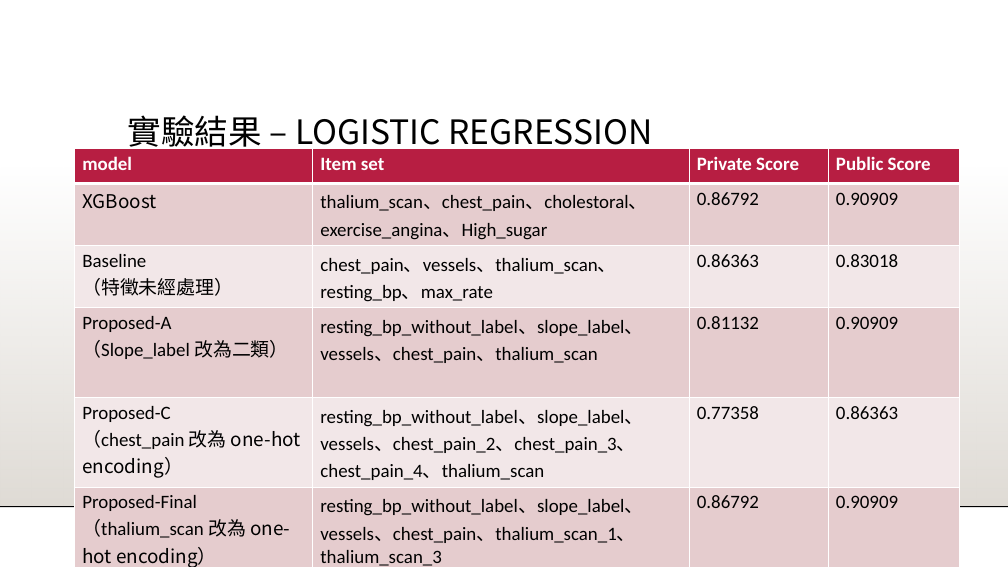
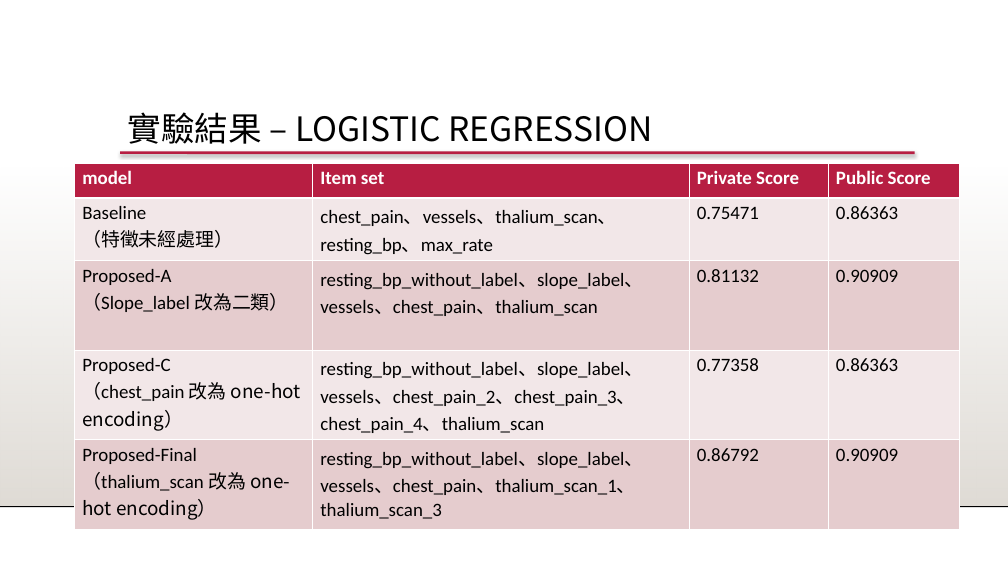
Before and after one commit to 1082-datascience/finalproject-finalproject-1082ds_group3, a slide deck: slide 33 of docs/1082_datascience_FP_3.pptx. Drawn at 1008x567 pixels with LibreOffice and Linux fonts; fonts in the diff are those of the drawing; background and template pictures are left out. Boxes give left, top, right and bottom in pixels: in the first picture for what was removed or moved away, otherwise in the second. Text is boxed around its words. In the diff, an @@ line names an element or a change of style, - is before the commit and + after.

```diff
--- a/docs/1082_datascience_FP_3.pptx
+++ b/docs/1082_datascience_FP_3.pptx
@@ text "實驗結果 – LOGISTIC REGRESSION" at (127,112,653,144): line spacing 0.9 to 0.8 @@
@@ table at (75,163,960,529) @@
-row 2: XGBoost | thalium_scan、chest_pain、cholestoral、exercise_angina、High_sugar | 0.86792 | 0.90909
-row 3: Baseline / （特徵未經處理） | chest_pain、vessels、thalium_scan、resting_bp、max_rate | 0.86363 | 0.83018
+row 2: Baseline / （特徵未經處理） | chest_pain、vessels、thalium_scan、resting_bp、max_rate | 0.75471 | 0.86363
@@ table: place and size @@
-table at (75,148,960,567)
+table at (75,163,960,529)
```
Also in this commit, not shown: 38 other slides changed.
